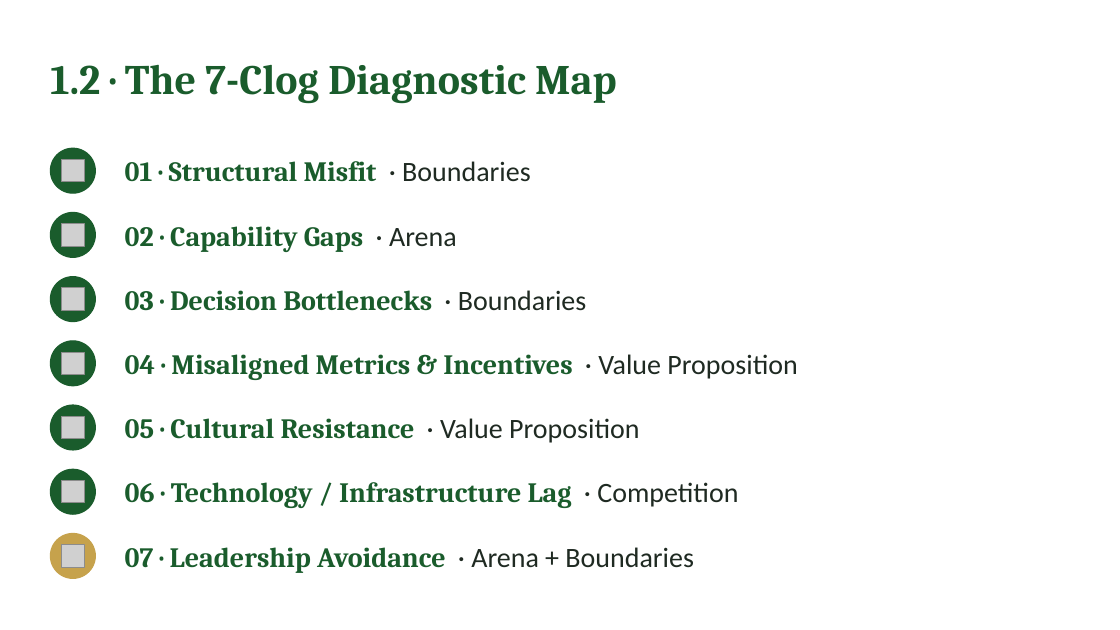
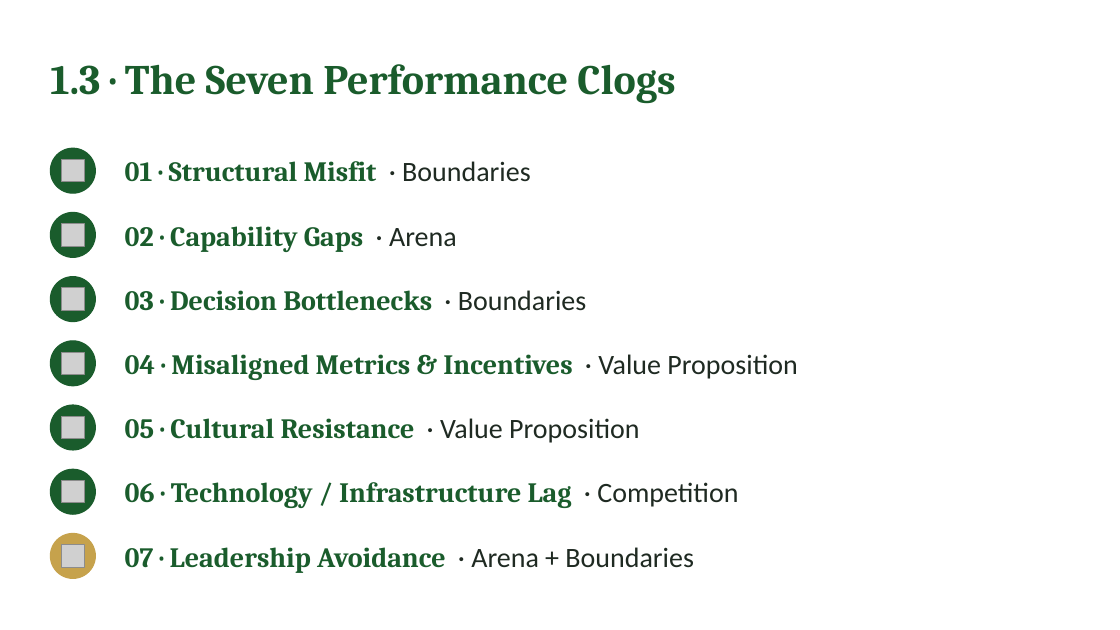
Before and after one commit to IBSL26/ibsl-platform, a slide deck: slide 7 of Unit decks/Unit 09 - Strategic Unclogging.pptx (slide 6 before the commit). Drawn at 1120x630 pixels with LibreOffice and Linux fonts; fonts in the diff are those of the drawing; grey boxes stand for pictures. Boxes give left, top, right and bottom in pixels: in the first picture for what was removed or moved away, otherwise in the second. Text is boxed around its words. In the diff, an @@ line names an element or a change of style, - is before the commit and + after.

```diff
--- a/Unit decks/Unit 09 - Strategic Unclogging.pptx
+++ b/Unit decks/Unit 09 - Strategic Unclogging.pptx
@@ text at [50, 64, 675, 104]: text changed @@
-1.2 · The 7-Clog Diagnostic Map
+1.3 · The Seven Performance Clogs
```
Also in this commit, not shown: 14 other slides changed, 1 slide added, 12 other files.
